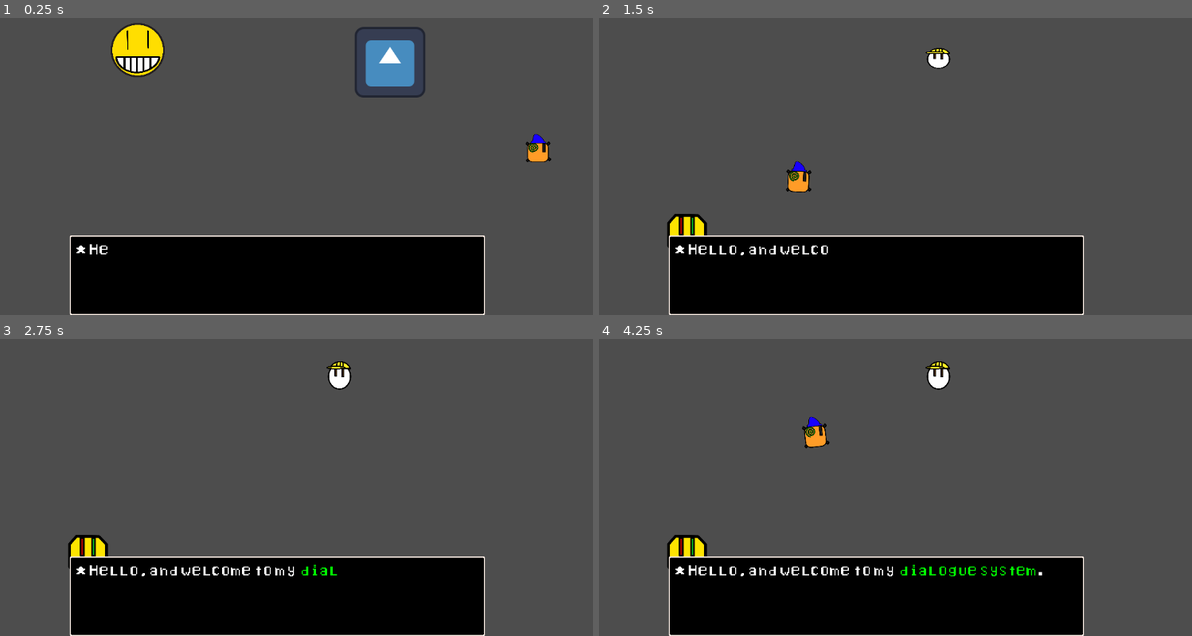
Above: before the commit, frames 1-4 (two rows, left to right).
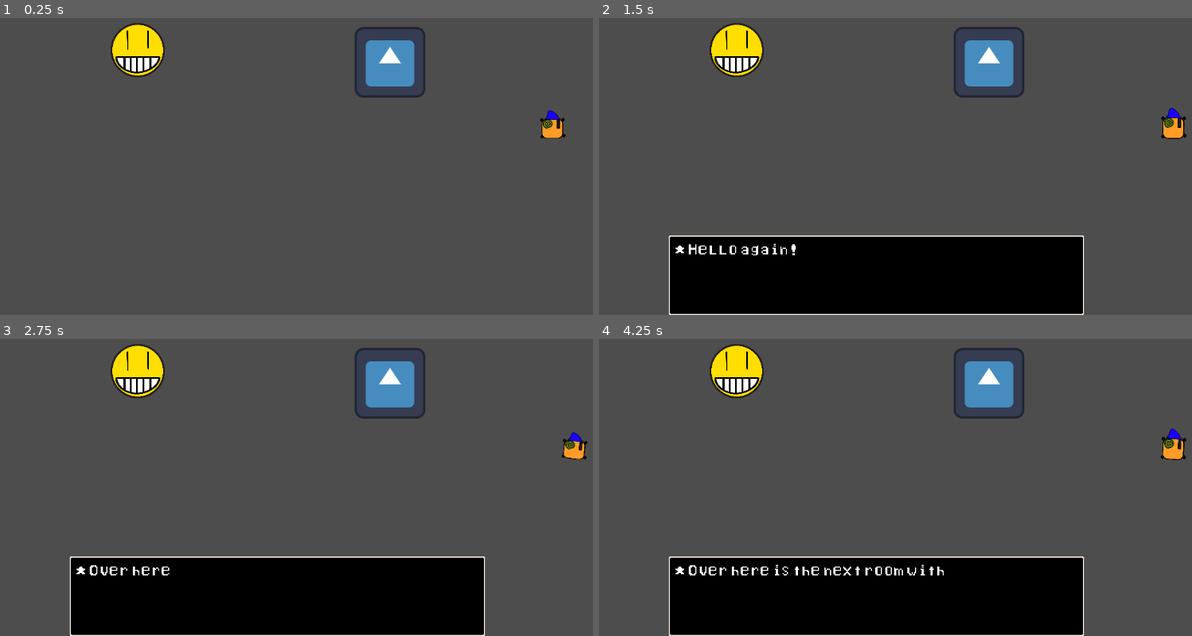
Above: after the commit, the same moments.

Repository: DeadPlant09/Godot-Dialogue-system
Game: Godot game, scene res://Scene's/Area's/Room 1.tscn
Same seed, same stepped clock (60 frames per second), same inputs: the game is played once before the commit and once after it. The engine's default icon, where the game draws it, is replaced by a stand-in: a white triangle on a blue panel in a dark square.
Inputs:
- Up to frame 1 (0.25 s): no input
- Up to frame 2 (1.5 s): hold Right (Right) 0.53-1.28 s; hold E (Continue) 0.53-1.28 s; hold Down (Down) from 1.28 s (still down); tap E (Continue) at 1.35 s
- Up to frame 3 (2.75 s): release Down (Down) at 2.03 s; hold Right (Right) from 2.03 s (still down); hold E (Continue) from 2.03 s (still down)
- Up to frame 4 (4.25 s): release Right (Right) at 2.78 s; release E (Continue) at 2.78 s; hold Up (Up) 2.78-3.53 s; tap E (Continue) at 2.85 s; hold Left (Left) from 3.53 s (still down); hold E (Continue) from 3.53 s (still down)

The runs differ from the first frame. In frame 1, 19% of the frame differs, in the area x 11-96%, y 31-100%; in frame 2, 4.5%; in frame 3, 4.6%; in frame 4, 5.3%.

Commit message:
not animated and "moving" after talking npcs
no talking/idle animation but reciving signals and npcs that remove them selves from scene after talking with them also the ability to turn off player input.

Diff:
--- a/Resourses/Objects.json
+++ b/Resourses/Objects.json
@@ -19,7 +19,7 @@
 		{"Name": "Emoji", "Text":"* Oh dont worry it will be once I run you over", "skipable": false}
 	],
 	"6":[
-		{"Name":"Godot icon", "Text":"* did you know the earth is round?"},
+		{"Name":"Godot icon", "Text":"* did you know the earth is round?", "Reactions": ["Dezzy", 2, "[color=orange]* No"]},
 		{"Name":"Dezzy", "Face": 1, "Text":"* No I thought the earth was sphere."}
 	],
 	"7":[
--- a/Scene's/Area's/Room 1.tscn
+++ b/Scene's/Area's/Room 1.tscn
@@ -22,11 +22,10 @@
 [node name="Room 1" type="Node2D"]
 
 [node name="Startup Cutscene" parent="." instance=ExtResource("8_drkqx")]
-Run_at_start = true
 Debug = true
 
 [node name="Dezzy" parent="." instance=ExtResource("2_uh20n")]
-position = Vector2(1050, 348)
+position = Vector2(1076, 305)
 
 [node name="Emoji" type="Sprite2D" parent="."]
 position = Vector2(323, 168)
@@ -66,7 +65,6 @@
 Custom_Json = "res://Resourses/Objects.json"
 starting_conversation = 6
 ending_conversation = 7
-connect_signal = "update_godot_dialogue"
 save_conversation = 1
 
 [node name="CollisionShape2D" type="CollisionShape2D" parent="Godot Icon/dialougue_area"]
--- /dev/null
+++ b/save_conv_temp.cfg
@@ -0,0 +1,3 @@
+[conversations]
+
+"Godot Icon"=[6, 7]
--- a/scripts/Components/dialougue_area.gd
+++ b/scripts/Components/dialougue_area.gd
@@ -14,7 +14,6 @@
 
 func _ready() -> void:
 	collision_layer = 0
-	if Dialogue_System.has_signal(connect_signal): Dialogue_System.connect(connect_signal, Signal_actions)
 	chose_load()
 	if starting_conversation >= 1 and ending_conversation <= 0: ending_conversation = starting_conversation
 
--- a/scripts/Components/npc_body.gd
+++ b/scripts/Components/npc_body.gd
@@ -1,26 +1,36 @@
 extends CharacterBody2D
 
 # @export variables
+@export var JUST_RECIVE_SIGNALS:bool
+@export var Move_NPC_after_talk:bool
 @export var dialogue_area:DialogueArea
 @export var Sprite_animation:AnimationPlayer
-@export var connect_signal:String
+@export var connect_signal:String:
+	set(new_value):
+		connect_signal = new_value
+		if not Dialogue_System.is_connected(connect_signal, Signal_actions):
+			Dialogue_System.connect(connect_signal, Signal_actions)# so the signal constantly updates
 
 # variables
 var is_talking:bool
 var player_in_diulogue_area
 var talk_index = 0
 
-func _ready() -> void:
-	if Dialogue_System.has_signal(connect_signal): Dialogue_System.connect(connect_signal, Signal_actions)
+func _ready() -> void: # remember to transfer save data ovrt to a personal one
+	var config = ConfigFile.new()
+	if not Move_NPC_after_talk or config.load(Dialogue_System.temp_save_Path) != OK: return # if you can load a save with the npc's name
+	if config.get_value("conversations", name)[0] >= dialogue_area.starting_conversation: # and the saves starting conve index is lest than or equal to the current convo index
+		queue_free()
 
 
 func _process(_delta: float) -> void:
-	if dialogue_area.detect_player and Dialogue_System.Sprites.get_child(2).text == name:  # if the player is in the area and the npc is speaking
+	if JUST_RECIVE_SIGNALS: return
+
+	if dialogue_area.detect_player and name in Dialogue_System.Sprites.get_child(2).text:  # if the player is in the area and the npc is speaking
 		is_talking = true
 	else: # if the player isnt in the area or the npc isnt speaking
 		is_talking = false
 	if Sprite_animation != null: npc_animations()
-
 
 
 func npc_animations():
@@ -44,3 +54,4 @@
 func Signal_actions():
 	if connect_signal == "update_godot_dialogue":
 		print("connect")
+	if Dialogue_System.signal_wait_finshed: Dialogue_System.wait_signal_finshed = false
--- a/scripts/UI/dialogue_systerm.gd
+++ b/scripts/UI/dialogue_systerm.gd
@@ -5,7 +5,10 @@
 signal signal_wait_finshed
 
 # custom signals
-signal update_godot_dialogue
+signal update_godot_dialogue # default
+signal turn_on_robo_7
+signal robo_7_look_back
+signal turn_off_screen
 
 # node variables
 @onready var Dialogue_ui:Control = $"Dialogue UI"
@@ -68,6 +71,7 @@
 var hide_profile = false
 var hide_name = false
 var hidden_names = ["", "Deadplant", "Narrarator"]
+var Default_inputs: Dictionary
 var use_2nd_responce = false
 var wait_signal_finshed = false:
 	set(new_value):
@@ -96,8 +100,8 @@
 	if Debug_output: print("Deactivated: "+ str(Deactivated))
 	if Deactivated: return
 
-	Show_responce.play("RESET") # so the responce hides when you run the same dialouge
 	show()
+
 	Deactivated = true # so next time it enters the function it wit imeditly exit
 	Dialogue = load_Json(Json_file)
 	if Debug_output: print("start " + str(Json_file))
@@ -126,6 +130,7 @@
 
 func Next_Dialogue():
 	Current_Diauogue_id += 1
+	Show_responce.play("RESET") # so the responce hides when you run the same dialouge
 	dialogue_ui_2.hide()
 	Options.hide()
 
@@ -172,7 +177,7 @@
 
 func Set_Profile(): # runs befor Options are set
 	# reset the postion and size to defaults
-	Character_Voice.stream = load(Voice_path + "Default dialogue voice.wav")
+	Character_Voice.stream = load(Voice_path + "Default Voice (S.T.V).wav")
 
 	Sprites.visible = not just_show_text
 	Sprites.get_child(3).visible = not hide_profile
@@ -212,14 +217,14 @@
 	Character_Text.visible_ratio = 0 # when you change your character profile reste the visable text to 0
 	Sprites.get_child(2).text = current_dialogue.get('Name', "")
 
-	if emit_custom[0] == false and wait_signal_finshed:
+	if emit_custom[0] == false and wait_signal_finshed: # if your playing the isgnal at the start and your waitng for the signal to finish
 		hide()
 		await signal_wait_finshed
 		show()
 
-	await get_tree().process_frame # wait for the game for the game to register resize
+	await get_tree().process_frame # wait 2x for the game for the game to register resize
+	await get_tree().process_frame # wait 2x for the game for the game to register resize
 	Sprites.get_child(1).size.x = Sprites.get_child(2).size.x + 24 # updating the size of the name box
-
 
 	if current_dialogue.get('Screen position', []):# if that 'Screen_position' doesnt exist it will return null
 		Dialogue_ui.position.x = current_dialogue['Screen position'][0]
@@ -404,3 +409,14 @@
 func _on_overlap_detection_area_exited(area: Area2D) -> void:
 	if visible == false:
 		Dialogue_ui.position = Vector2.ZERO
+
+
+func remove_player_input(): # used to remove player input during cutscenece animations
+	for A in InputMap.get_actions():
+		Default_inputs[A] = InputMap.action_get_events(A) # create a key witht he name of the action and add the intupst as a value
+		InputMap.action_erase_events(A) # erease the inputs in the current action
+
+func add_player_input():
+	for A in InputMap.get_actions():
+		for e in Default_inputs[A]: # for every event in the current action add it back
+			InputMap.action_add_event(A, e)
